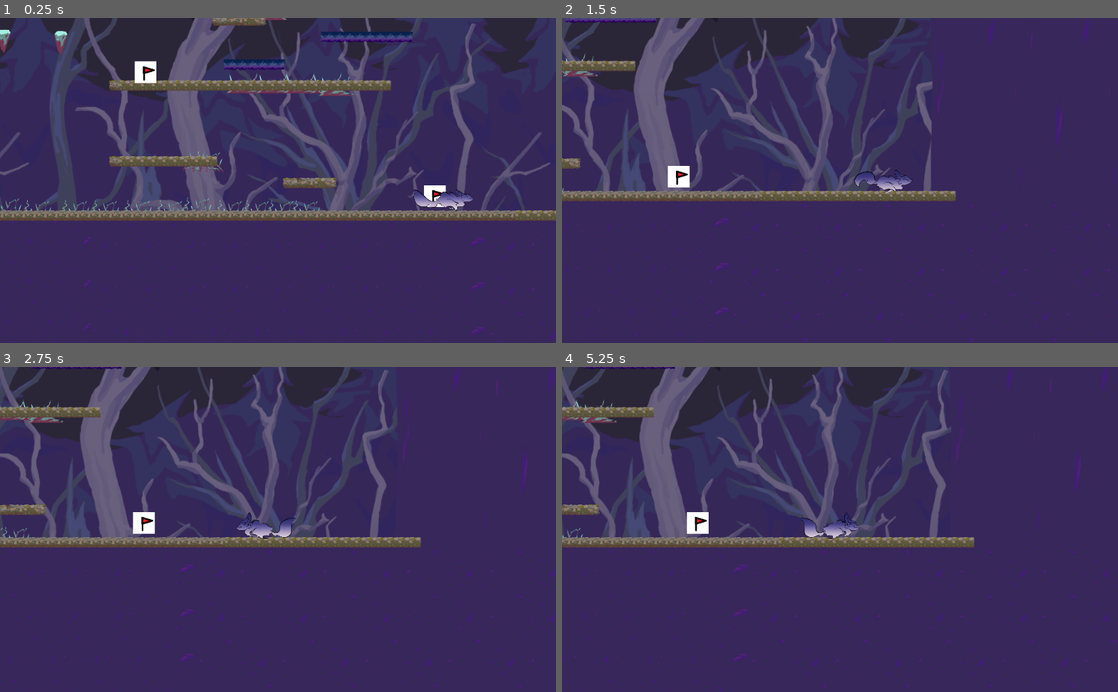
Above: before the commit, frames 1-4 (two rows, left to right).
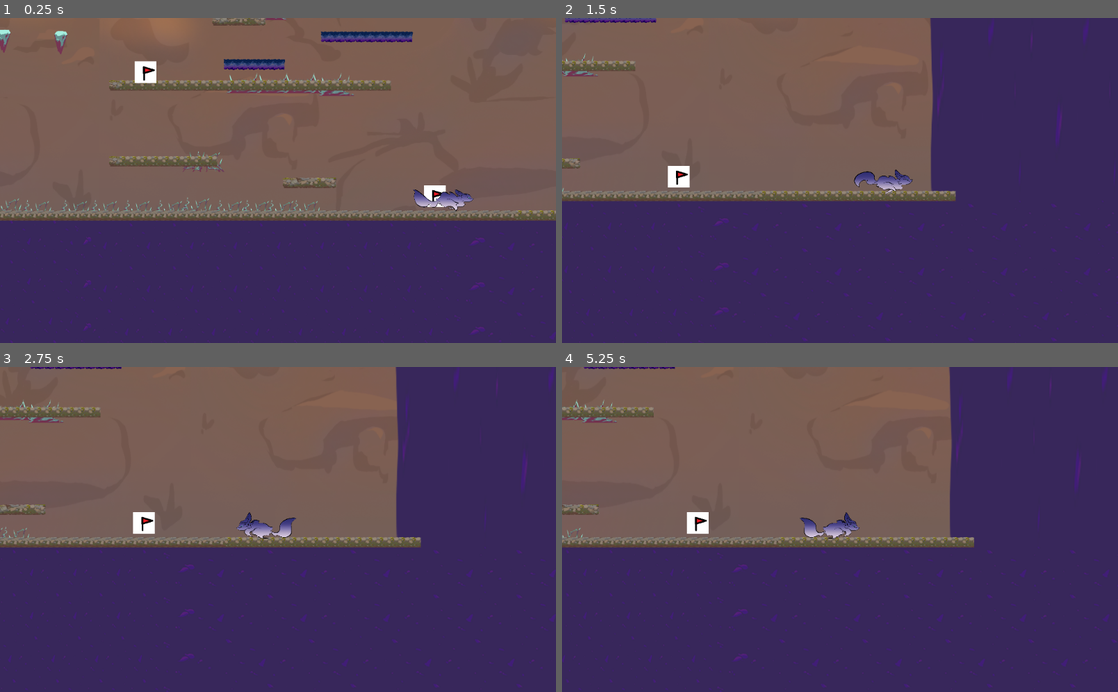
Above: after the commit, the same moments.

Repository: yeetables/Gami
Game: Godot game, scene res://Scenes/moutain.tscn
Same seed, same stepped clock (60 frames per second), same inputs: the game is played once before the commit and once after it. This scene is started directly instead of the project's main scene.
Inputs (mouse positions are in pixels of both pictures, inside the frame that each line leads up to):
- Up to frame 1 (0.25 s): no input
- Up to frame 2 (1.5 s): move the mouse to (962, 164) at 0.52 s; hold D from 0.53 s (still down); tap Space (space) at 0.6 s; click (962, 164) at 0.67 s; move the mouse to (728, 196) at 1.27 s; tap 1 at 1.35 s
- Up to frame 3 (2.75 s): move the mouse to (333, 458) at 2.02 s; release D at 2.03 s; hold A from 2.03 s (still down); hold 2 from 2.03 s (still down)
- Up to frame 4 (5.25 s): move the mouse to (812, 594) at 2.77 s; release A at 2.78 s; release 2 at 2.78 s; hold D 2.78-4.28 s; tap 3 at 2.85 s; click (812, 594) at 2.92 s; move the mouse to (1006, 578) at 3.52 s; tap Space (space) at 3.6 s; move the mouse to (673, 480) at 4.27 s; hold A 4.28-5.03 s; tap 1 at 4.35 s; move the mouse to (867, 529) at 5.02 s; hold D from 5.03 s (still down); hold 2 from 5.03 s (still down); click (867, 529) at 5.17 s

The runs differ from the first frame. In frame 1, 54% of the frame differs, in the area x 0-100%, y 0-60%; in frame 2, 34%; in frame 3, 36%; in frame 4, 35%.

Commit message:
MOUNTAIN HAS BG PARALLAX
IMPLMNTNTEDDFNHFFGFDGF

Diff:
--- a/src/Scenes/World2.tscn
+++ b/src/Scenes/World2.tscn
@@ -369,7 +369,6 @@
 shape = SubResource( 2 )
 
 [node name="ParallaxBackground" type="ParallaxBackground" parent="."]
-editor/display_folded = true
 layer = -15
 offset = Vector2( 0, -100 )
 transform = Transform2D( 1, 0, 0, 1, 0, -100 )
--- a/src/Scenes/moutain.tscn
+++ b/src/Scenes/moutain.tscn
@@ -17,10 +17,12 @@
 [ext_resource path="res://Scenes/crumbling/crumbling_9.tscn" type="PackedScene" id=15]
 [ext_resource path="res://Scenes/fallRocks/RockBase.tscn" type="PackedScene" id=16]
 [ext_resource path="res://Assets/Sprites/Objects/Background/Parallax BG/F;PPR.png" type="Texture" id=17]
-[ext_resource path="res://Assets/Sprites/Objects/Background/Parallax BG/parallax-bg-stuff-forest-edition-Recovered.png" type="Texture" id=18]
-[ext_resource path="res://Assets/Sprites/Objects/Background/Parallax BG/parallax-bg-stuff-forest-edition-Recovered-2.png" type="Texture" id=19]
-[ext_resource path="res://Assets/Sprites/Objects/Background/Parallax BG/parallax-bg-stuff-forest-edition-Recovered-3.png" type="Texture" id=20]
-[ext_resource path="res://Assets/Sprites/Objects/Background/Parallax BG/parallax-bg-stuff-forest-edition-Recovered-4.png" type="Texture" id=21]
+[ext_resource path="res://Assets/Sprites/Objects/Background/Mountain parallax/parallax-bg-mountain-edition-1.png" type="Texture" id=18]
+[ext_resource path="res://Assets/Sprites/Objects/Background/Mountain parallax/parallax-bg-mountain-edition-2.png" type="Texture" id=19]
+[ext_resource path="res://Assets/Sprites/Objects/Background/Mountain parallax/parallax-bg-mountain-edition-3.png" type="Texture" id=20]
+[ext_resource path="res://Assets/Sprites/Objects/Background/Mountain parallax/parallax-bg-mountain-edition-4.png" type="Texture" id=21]
+[ext_resource path="res://Assets/Sprites/Objects/Background/Mountain parallax/parallax-bg-mountain-edition-5.png" type="Texture" id=22]
+[ext_resource path="res://Assets/Sprites/Objects/Background/Mountain parallax/parallax-bg-mountain-edition-6.png" type="Texture" id=23]
 
 [sub_resource type="RectangleShape2D" id=1]
 extents = Vector2( 530.261, 2086.29 )
@@ -122,6 +124,7 @@
 position = Vector2( 1983.68, -1413.9 )
 
 [node name="Obstacls" type="Node2D" parent="."]
+editor/display_folded = true
 
 [node name="Spikes" type="Node2D" parent="Obstacls"]
 z_index = -1
@@ -339,54 +342,62 @@
 [node name="CollisionShape2D" type="CollisionShape2D" parent="FLOOR/StaticBody2D2"]
 shape = SubResource( 2 )
 
-[node name="ParallaxBackground" type="ParallaxBackground" parent="."]
-editor/display_folded = true
-offset = Vector2( -10, -285 )
-scale = Vector2( 1.5, 1.5 )
-transform = Transform2D( 1.5, 0, 0, 1.5, -10, -285 )
-scroll_base_scale = Vector2( 0.25, 0.25 )
-
-[node name="backmost" type="ParallaxLayer" parent="ParallaxBackground"]
+[node name="mountain para" type="ParallaxBackground" parent="."]
+layer = -15
+offset = Vector2( 0, -200 )
+transform = Transform2D( 1, 0, 0, 1, 0, -200 )
+scroll_ignore_camera_zoom = true
+
+[node name="bit of sky" type="ParallaxLayer" parent="mountain para"]
 editor/display_folded = true
 position = Vector2( 0, -500 )
-z_index = -15
-motion_scale = Vector2( 0.35, 0.17 )
+motion_scale = Vector2( 0.4, 0.4 )
 motion_mirroring = Vector2( 1024, 0 )
 
-[node name="Sprite" type="Sprite" parent="ParallaxBackground/backmost"]
+[node name="Sprite" type="Sprite" parent="mountain para/bit of sky"]
 texture = ExtResource( 18 )
 centered = false
 
-[node name="pine" type="ParallaxLayer" parent="ParallaxBackground"]
-editor/display_folded = true
-position = Vector2( 0, -230 )
-z_index = -15
-motion_scale = Vector2( 0.5, 0.2 )
+[node name="backmost hills" type="ParallaxLayer" parent="mountain para"]
+editor/display_folded = true
+position = Vector2( 0, -500 )
+motion_scale = Vector2( 0.4, 0.4 )
 motion_mirroring = Vector2( 1024, 0 )
 
-[node name="Sprite" type="Sprite" parent="ParallaxBackground/pine"]
+[node name="Sprite" type="Sprite" parent="mountain para/backmost hills"]
 texture = ExtResource( 19 )
 centered = false
 
-[node name="midtree" type="ParallaxLayer" parent="ParallaxBackground"]
-editor/display_folded = true
+[node name="middle hills" type="ParallaxLayer" parent="mountain para"]
+editor/display_folded = true
+position = Vector2( 0, -400 )
+motion_scale = Vector2( 0.6, 0.6 )
+motion_mirroring = Vector2( 1024, 0 )
+
+[node name="Sprite" type="Sprite" parent="mountain para/middle hills"]
+texture = ExtResource( 20 )
+centered = false
+
+[node name="rocks middle" type="ParallaxLayer" parent="mountain para"]
+editor/display_folded = true
+position = Vector2( 0, -400 )
+motion_scale = Vector2( 0.85, 0.8 )
+motion_mirroring = Vector2( 1024, 0 )
+
+[node name="Sprite" type="Sprite" parent="mountain para/rocks middle"]
+texture = ExtResource( 21 )
+centered = false
+
+[node name="rocks n dirt" type="ParallaxLayer" parent="mountain para"]
 position = Vector2( 0, -300 )
-z_index = -15
-motion_scale = Vector2( 0.65, 0.25 )
-motion_mirroring = Vector2( 1023, 0 )
-
-[node name="Sprite" type="Sprite" parent="ParallaxBackground/midtree"]
-texture = ExtResource( 20 )
-centered = false
-
-[node name="fgtree" type="ParallaxLayer" parent="ParallaxBackground"]
-editor/display_folded = true
-position = Vector2( 0, -200 )
-z_index = -15
-motion_scale = Vector2( 0.8, 0.3 )
 motion_mirroring = Vector2( 1024, 0 )
 
-[node name="Sprite" type="Sprite" parent="ParallaxBackground/fgtree"]
-texture = ExtResource( 21 )
-centered = false
-offset = Vector2( 0, -120 )
+[node name="Sprite" type="Sprite" parent="mountain para/rocks n dirt"]
+texture = ExtResource( 22 )
+centered = false
+
+[node name="front rocks" type="ParallaxLayer" parent="mountain para"]
+
+[node name="Sprite" type="Sprite" parent="mountain para/front rocks"]
+texture = ExtResource( 23 )
+centered = false
Binary file added: src/Assets/Sprites/Objects/Background/Mountain parallax/parallax-bg-mountain-edition-1.png
Not shown, added: src/Assets/Sprites/Objects/Background/Mountain parallax/parallax-bg-mountain-edition-1.png.import
Binary file added: src/Assets/Sprites/Objects/Background/Mountain parallax/parallax-bg-mountain-edition-2.png
Not shown, added: src/Assets/Sprites/Objects/Background/Mountain parallax/parallax-bg-mountain-edition-2.png.import
Binary file added: src/Assets/Sprites/Objects/Background/Mountain parallax/parallax-bg-mountain-edition-3.png
Not shown, added: src/Assets/Sprites/Objects/Background/Mountain parallax/parallax-bg-mountain-edition-3.png.import
Binary file added: src/Assets/Sprites/Objects/Background/Mountain parallax/parallax-bg-mountain-edition-4.png
Not shown, added: src/Assets/Sprites/Objects/Background/Mountain parallax/parallax-bg-mountain-edition-4.png.import
Binary file added: src/Assets/Sprites/Objects/Background/Mountain parallax/parallax-bg-mountain-edition-5.png
Not shown, added: src/Assets/Sprites/Objects/Background/Mountain parallax/parallax-bg-mountain-edition-5.png.import
Binary file added: src/Assets/Sprites/Objects/Background/Mountain parallax/parallax-bg-mountain-edition-6.png
Not shown, added: src/Assets/Sprites/Objects/Background/Mountain parallax/parallax-bg-mountain-edition-6.png.import
(and 1 more such lines)
